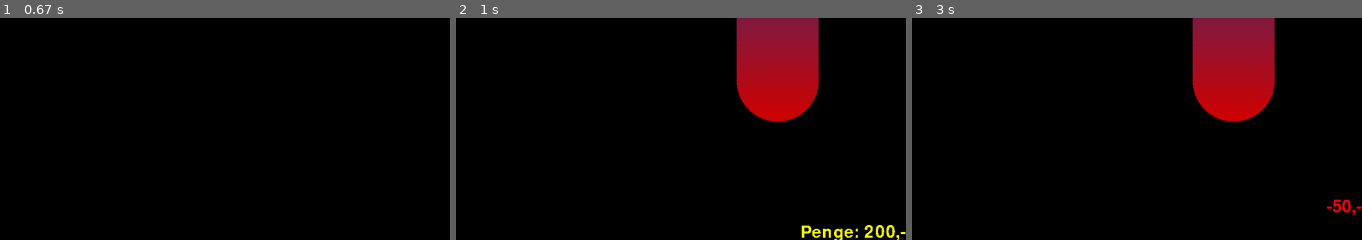
Above: before the commit, frames 1-3 (left to right).
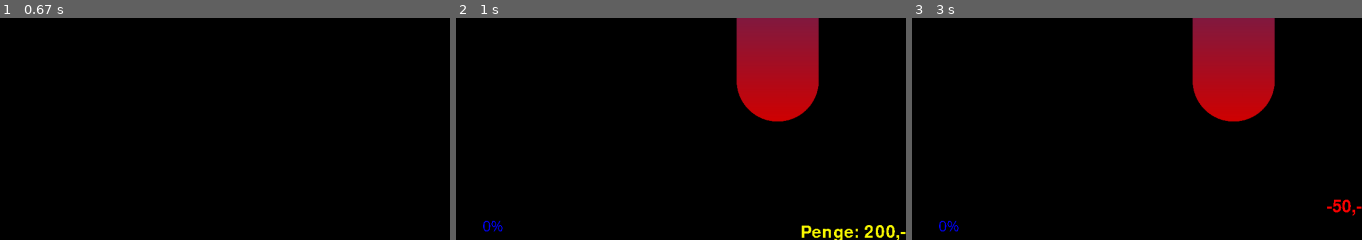
Above: after the commit, the same moments.

Repository: toke-dk/FIRE-game
Game: pygame game, started from main.py
Two runs of this game, one before a commit and one after it. Both use one fixed random seed, a clock stepped at 60 frames per second and the inputs below.
Inputs:
- Up to frame 1 (0.67 s): hold A from 0.33 s (still down)
- Up to frame 2 (1 s): release A at 0.87 s; hold S from 0.9 s (still down)
- Up to frame 3 (3 s): tap C at 1.05, 2.42 s; release S at 1.4 s; hold A 1.43-1.83 s; tap I at 1.58 s; hold S 1.87-2.23 s; tap B at 2.02 s; hold A 2.27-2.73 s; tap Enter at 2.77 s
The pictures show only the part of the screen within x 50-100%, y 50-100%; the shares and areas given below are measured in that part.

Frame 1 is identical in both runs. In frame 2, 0.1% of the frame differs, in the area x 6-11%, y 90-97%; in frame 3, 0.1%.

Commit message:
a percent is placed on the bottom

Diff:
--- a/pygame_stuff/progress_bar.py
+++ b/pygame_stuff/progress_bar.py
@@ -6,7 +6,15 @@
 def update_bar(screen, point):
     # dette er bare en test for at se om det virker
 
+    pygame.font.init()
+    myfont = pygame.font.SysFont('Comic Sans MS', 30)
+
     loadedbar = pygame.image.load("Billeder/loadedbar.png")
+    percent_color = (0,0,255)
+    if round(point, 1) < 0:
+        percent_color = (255,0,0)
+    percent_text = myfont.render(f"{round(point, 1)}%", False, percent_color)
+    screen.blit(percent_text, (screen.get_height(), screen.get_width()//2))
 
     loadedbar = pygame.transform.scale(loadedbar, (300, 600))
     loadedbar_rect = loadedbar.get_rect()
@@ -31,8 +39,7 @@
 
 
     # set det fra dette link: https://stackoverflow.com/questions/20842801/how-to-display-text-in-pygame
-    pygame.font.init()
-    myfont = pygame.font.SysFont('Comic Sans MS', 30)
+
     textsurface = myfont.render('Some Text', False, (200, 15, 10))
     screen.blit(loadedbar, (x_load, y_load))
 
